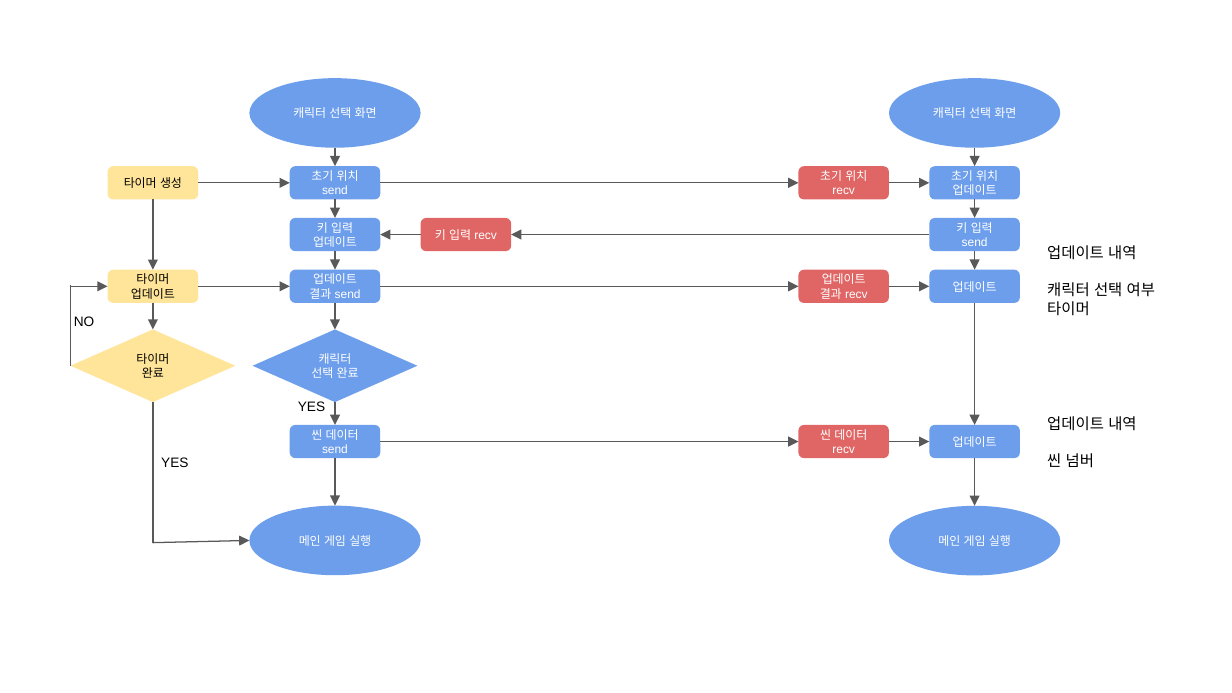
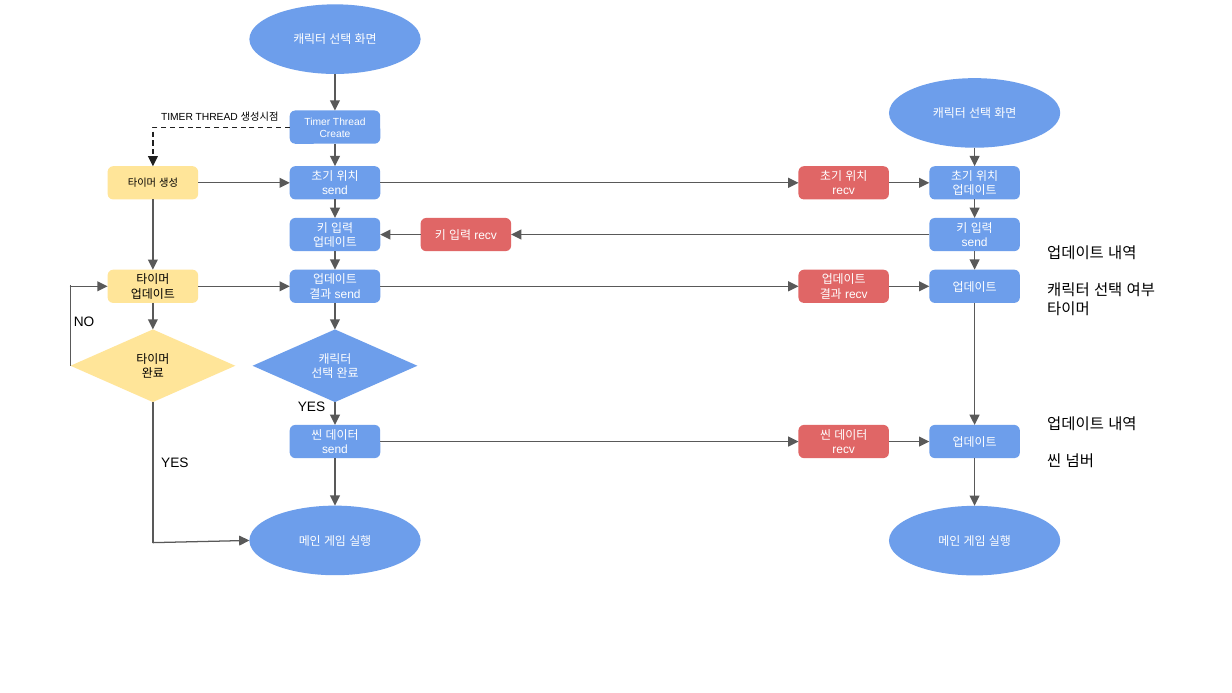
Before and after one commit to haein0303/NetWorkGame_Final_Term, a slide deck: slide 2 of Document/하이레벨 + 스레드.pptx. Drawn at 1232x693 pixels with LibreOffice and Linux fonts; fonts in the diff are those of the drawing. Boxes give left, top, right and bottom in pixels: in the first picture for what was removed or moved away, otherwise in the second. Text is boxed around its words. In the diff, an @@ line names an element or a change of style, - is before the commit and + after.

```diff
--- a/Document/하이레벨 + 스레드.pptx
+++ b/Document/하이레벨 + 스레드.pptx
@@ ellipse "캐릭터 선택 화면": place and size @@
-ellipse "캐릭터 선택 화면" at [249, 78, 420, 147]
+ellipse "캐릭터 선택 화면" at [249, 5, 420, 74]
@@ arrow added from (335, 74) to (335, 111), #595959 0.75 pt @@
@@ text added at [161, 111, 279, 121], 6 pt, text #000000 @@
+TIMER THREAD 생성시점
@@ rounded rectangle added at [290, 111, 379, 144], fill #6D9EEB, 6 pt, text #FFFFFF @@
+Timer Thread Create
@@ elbow arrow added from (290, 127) to (153, 166), #202020 0.75 pt dashed @@
@@ arrow moved from (335, 148) - (335, 166) to (335, 144) - (335, 166) @@
@@ rounded rectangle "타이머 생성" at [107, 166, 197, 200]: size 7 to 6 pt @@
```
Also in this commit, not shown: 2 other slides changed, 2 other files.
